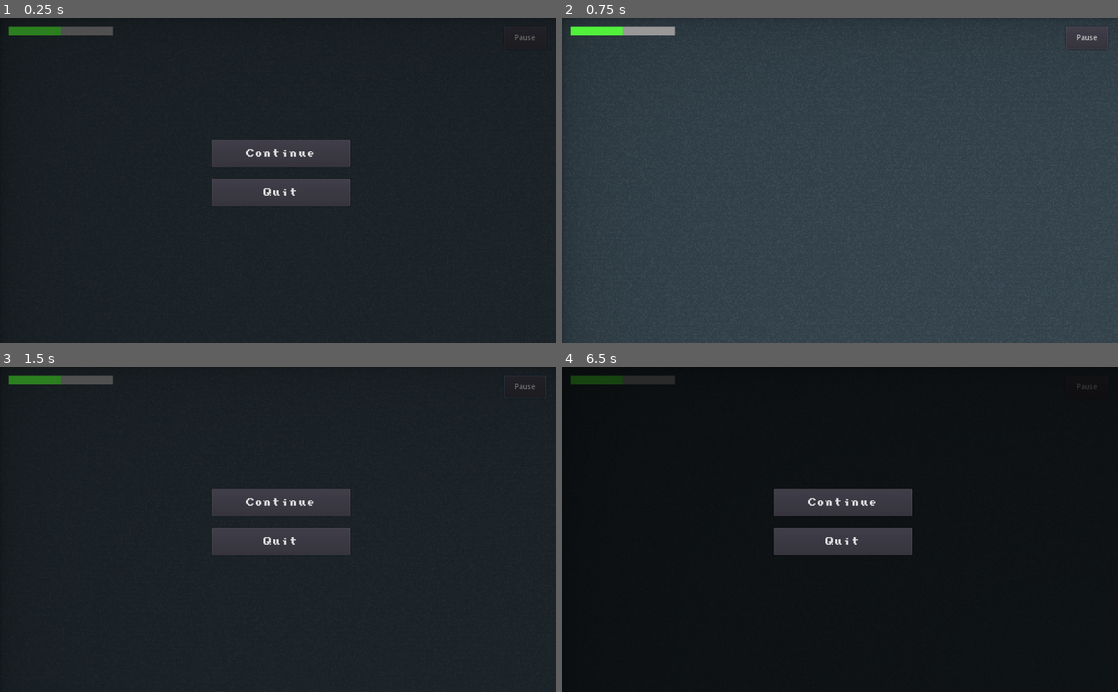
Above: before the commit, frames 1-4 (two rows, left to right).
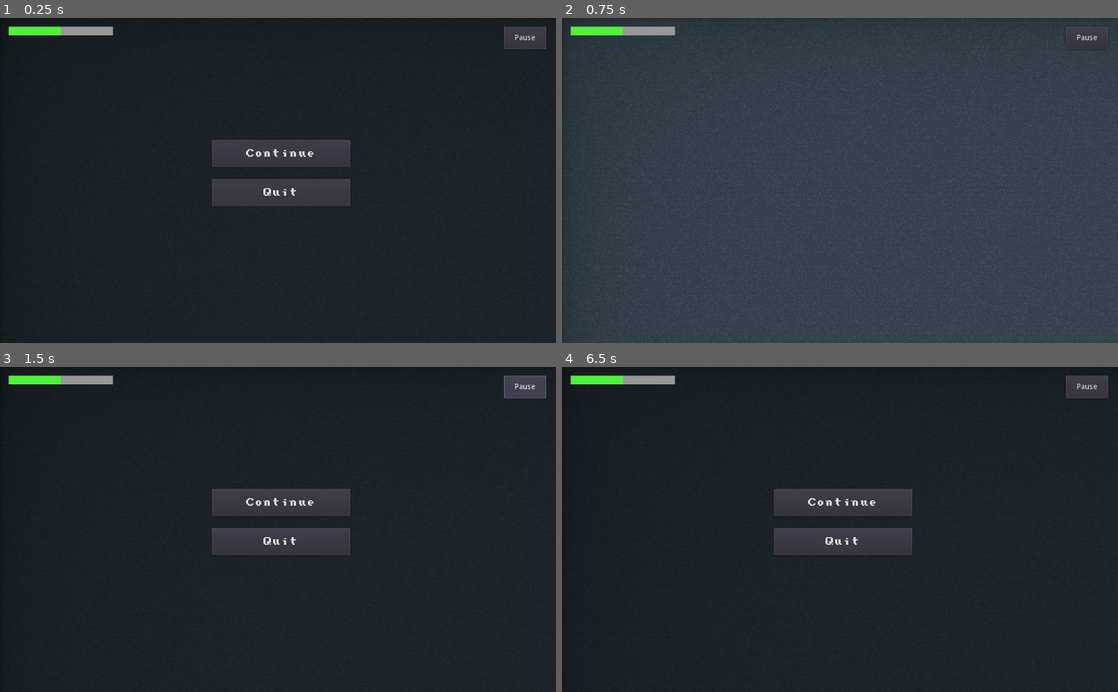
Above: after the commit, the same moments.

Repository: benhmoore/game-design-astral
Game: Godot game, scene res://scenes/game_ui/PauseMenu.tscn
Same seed, same stepped clock (60 frames per second), same inputs: the game is played once before the commit and once after it. This scene is started directly instead of the project's main scene.
Inputs (mouse positions are in pixels of both pictures, inside the frame that each line leads up to):
- Up to frame 1 (0.25 s): no input
- Up to frame 2 (0.75 s): click "Continue" at 0.5 s
- Up to frame 3 (1.5 s): click "Pause" at 1.25 s
- Up to frame 4 (6.5 s): click "Continue" at 2 s; tap Enter at 2.75, 4.25, 5.75 s; move the mouse to (962, 513) at 2.77 s; hold D (move_right) 2.78-3.53 s; click (962, 513) at 2.85 s; tap Space at 3.5, 5 s; move the mouse to (728, 545) at 3.52 s; hold S (move_down) 3.53-4.28 s; click (728, 545) at 3.6 s; move the mouse to (895, 458) at 4.27 s; hold D (move_right) 4.28-5.03 s; click (895, 458) at 4.35 s; move the mouse to (812, 594) at 5.02 s; hold W (move_up) 5.03-5.78 s; click (812, 594) at 5.1 s; move the mouse to (1006, 578) at 5.77 s; hold A (move_left) from 5.78 s (still down); click (1006, 578) at 5.85 s; tap Escape (ui_cancel) at 6.4 s

The runs differ from the first frame. In frame 1, 1.0% of the frame differs, in the area x 1-99%, y 2-10%; in frame 2, nothing differs; in frame 3, 1.1%; in frame 4, 1.1%.

Commit message:
Pause Menu Update
fixed canvas layering

Diff:
--- a/scenes/game_ui/PauseMenu.tscn
+++ b/scenes/game_ui/PauseMenu.tscn
@@ -10,8 +10,6 @@
 font_data = ExtResource( 1 )
 
 [node name="CanvasLayer" type="CanvasLayer"]
-pause_mode = 2
-layer = 2
 script = ExtResource( 2 )
 
 [node name="Control" type="Control" parent="."]
